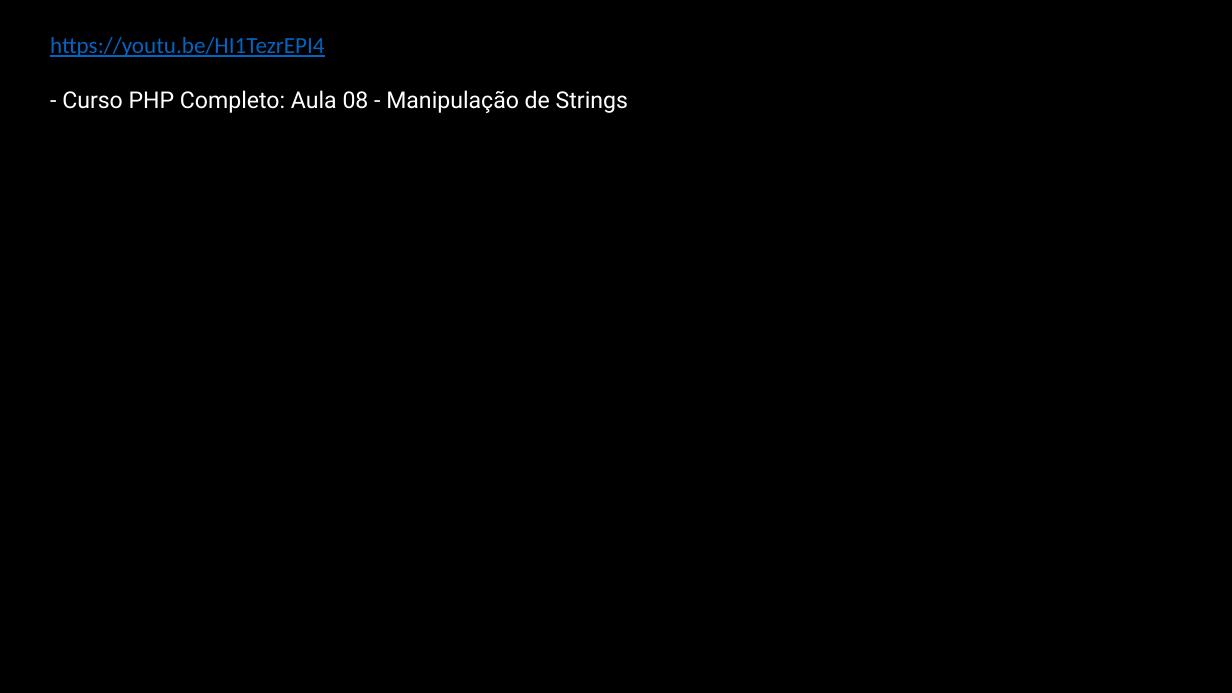
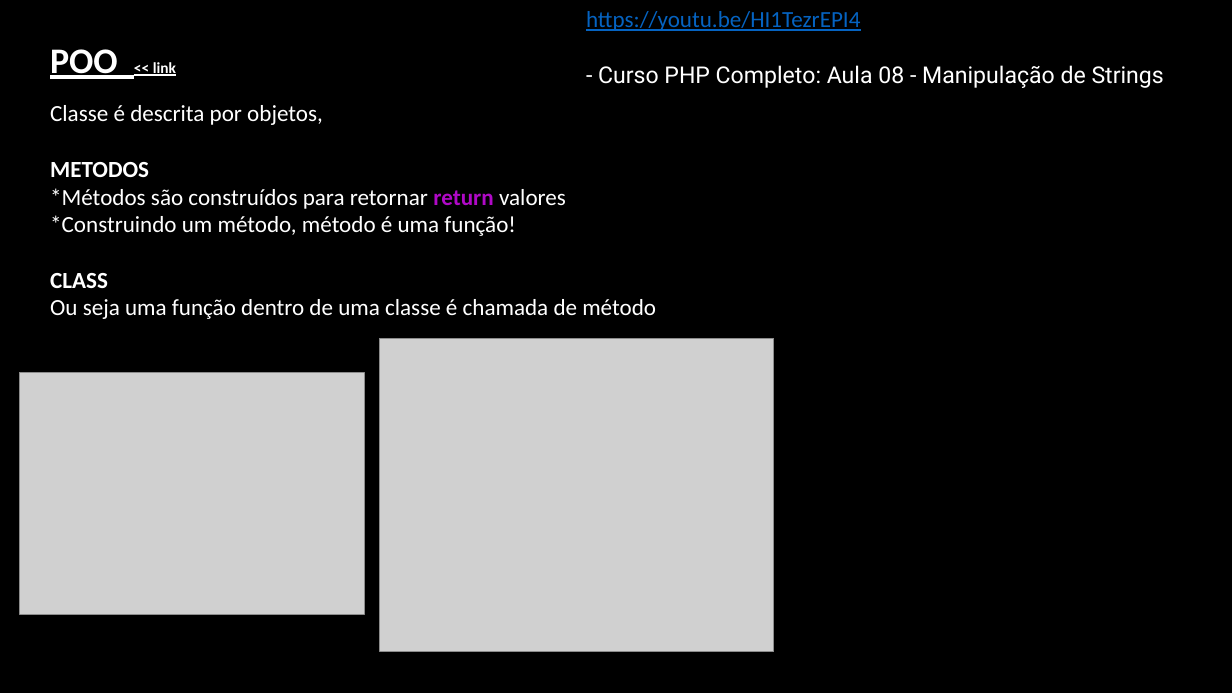
Before and after one commit to math-rocha-coder/PHP_Praticando, a slide deck: slide 6 of Introdução.pptx. Drawn at 1232x693 pixels with LibreOffice and Linux fonts; fonts in the diff are those of the drawing; grey boxes stand for pictures. Boxes give left, top, right and bottom in pixels: in the first picture for what was removed or moved away, otherwise in the second. Text is boxed around its words. In the diff, an @@ line names an element or a change of style, - is before the commit and + after.

Commit message:
estudando orientãção a objeto

```diff
--- a/Introdução.pptx
+++ b/Introdução.pptx
@@ text "https://youtu.be/HI1TezrEPI4": place and size @@
-text "https://youtu.be/HI1TezrEPI4" at (50, 37, 628, 113)
+text "https://youtu.be/HI1TezrEPI4" at (586, 11, 1164, 88)
@@ text added at (50, 49, 176, 79), 12 pt, text #FFFFFF, bold, underline @@
+POO << link
@@ text added at (50, 105, 656, 319), 18 pt, text #FFFFFF @@
+Classe é descrita por objetos,
+METODOS
+*Métodos são construídos para retornar return valores
+*Construindo um método, método é uma função!
+CLASS
+Ou seja uma função dentro de uma classe é chamada de método
@@ picture added at (380, 338, 774, 652) @@
@@ picture added at (19, 372, 364, 614) @@
```
Also in this commit, not shown: 1 other slide changed, 2 other files.
